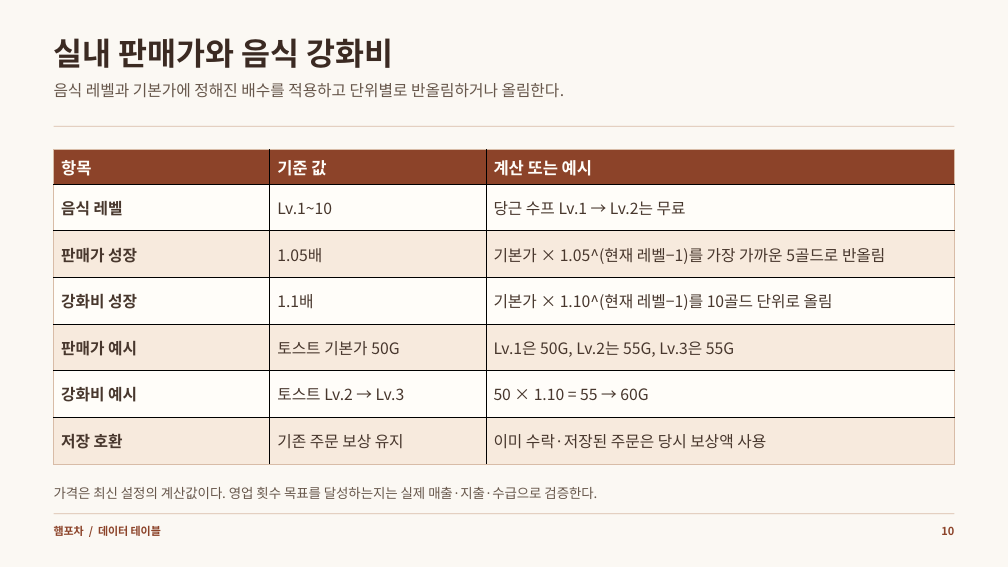
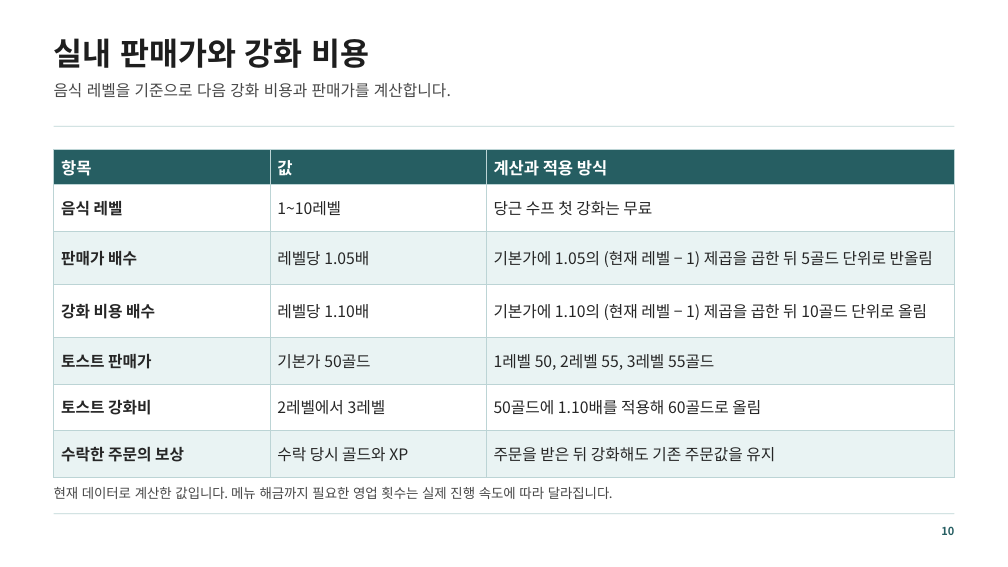
Before and after one commit to mjoon31/mjoon31, a slide deck: slide 10 of docs/assets/resources/ham-pocha/data-tables.pptx. Drawn at 1008x567 pixels with LibreOffice and Linux fonts; fonts in the diff are those of the drawing. Boxes give left, top, right and bottom in pixels: in the first picture for what was removed or moved away, otherwise in the second. Text is boxed around its words. In the diff, an @@ line names an element or a change of style, - is before the commit and + after.

```diff
--- a/docs/assets/resources/ham-pocha/data-tables.pptx
+++ b/docs/assets/resources/ham-pocha/data-tables.pptx
@@ background #FBF8F3 to #FFFFFF @@
@@ text at [54, 38, 370, 68]: text changed; text colour #3B2A22 to #1E1E1E @@
-실내 판매가와 음식 강화비
+실내 판매가와 강화 비용
@@ text at [54, 83, 451, 98]: text changed; text colour #67574B to #484848 @@
-음식 레벨과 기본가에 정해진 배수를 적용하고 단위별로 반올림하거나 올림한다.
+음식 레벨을 기준으로 다음 강화 비용과 판매가를 계산합니다.
@@ rectangle at [54, 126, 955, 127]: fill #D8BCA7 to #BCD4D5 @@
@@ table at [54, 150, 955, 466] @@
-row 1, column 2: 기준 값
+row 1, column 2: 값
-row 1, column 3: 계산 또는 예시
+row 1, column 3: 계산과 적용 방식
-row 2, column 2: Lv.1~10
+row 2, column 2: 1~10레벨
-row 2, column 3: 당근 수프 Lv.1 → Lv.2는 무료
+row 2, column 3: 당근 수프 첫 강화는 무료
-row 3: 판매가 성장 | 1.05배 | 기본가 × 1.05^(현재 레벨−1)를 가장 가까운 5골드로 반올림
+row 3: 판매가 배수 | 레벨당 1.05배 | 기본가에 1.05의 (현재 레벨 − 1) 제곱을 곱한 뒤 5골드 단위로 반올림
-row 4: 강화비 성장 | 1.1배 | 기본가 × 1.10^(현재 레벨−1)를 10골드 단위로 올림
+row 4: 강화 비용 배수 | 레벨당 1.10배 | 기본가에 1.10의 (현재 레벨 − 1) 제곱을 곱한 뒤 10골드 단위로 올림
-row 5: 판매가 예시 | 토스트 기본가 50G | Lv.1은 50G, Lv.2는 55G, Lv.3은 55G
+row 5: 토스트 판매가 | 기본가 50골드 | 1레벨 50, 2레벨 55, 3레벨 55골드
-row 6: 강화비 예시 | 토스트 Lv.2 → Lv.3 | 50 × 1.10 = 55 → 60G
+row 6: 토스트 강화비 | 2레벨에서 3레벨 | 50골드에 1.10배를 적용해 60골드로 올림
-row 7: 저장 호환 | 기존 주문 보상 유지 | 이미 수락·저장된 주문은 당시 보상액 사용
+row 7: 수락한 주문의 보상 | 수락 당시 골드와 XP | 주문을 받은 뒤 강화해도 기존 주문값을 유지
@@ fill #8C4329 to #265E62 in row 1 @@
@@ fill #FFFDF9 to #FFFFFF in 9 cells @@
@@ fill #F7EADD to #E9F3F3 in 9 cells @@
@@ text colour #FFFDF9 to #FFFFFF in "항목" @@
@@ text colour #48372D to #262626 in "음식 레벨" @@
@@ borders changed @@
@@ text at [54, 487, 613, 499]: text changed; text colour #67574B to #484848 @@
-가격은 최신 설정의 계산값이다. 영업 횟수 목표를 달성하는지는 실제 매출·지출·수급으로 검증한다.
+현재 데이터로 계산한 값입니다. 메뉴 해금까지 필요한 영업 횟수는 실제 진행 속도에 따라 달라집니다.
@@ rectangle at [54, 513, 955, 514]: fill #D8BCA7 to #BCD4D5 @@
@@ text removed at [54, 525, 161, 536] @@
-햄포차 / 데이터 테이블
@@ text "10" at [941, 526, 954, 535]: text colour #8C4329 to #265E62 @@
```
Also in this commit, not shown: 11 other slides changed, 9 other files.
